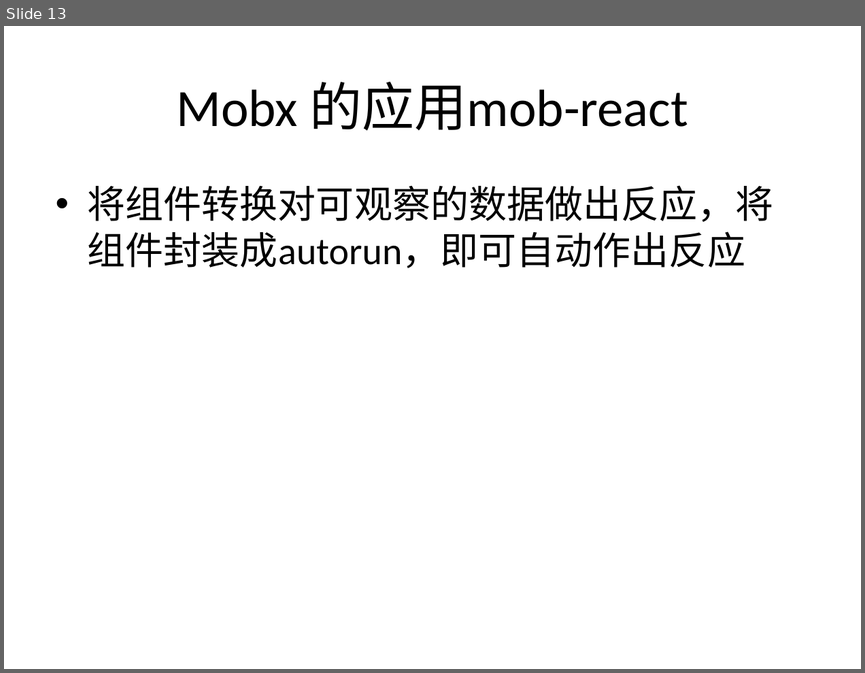
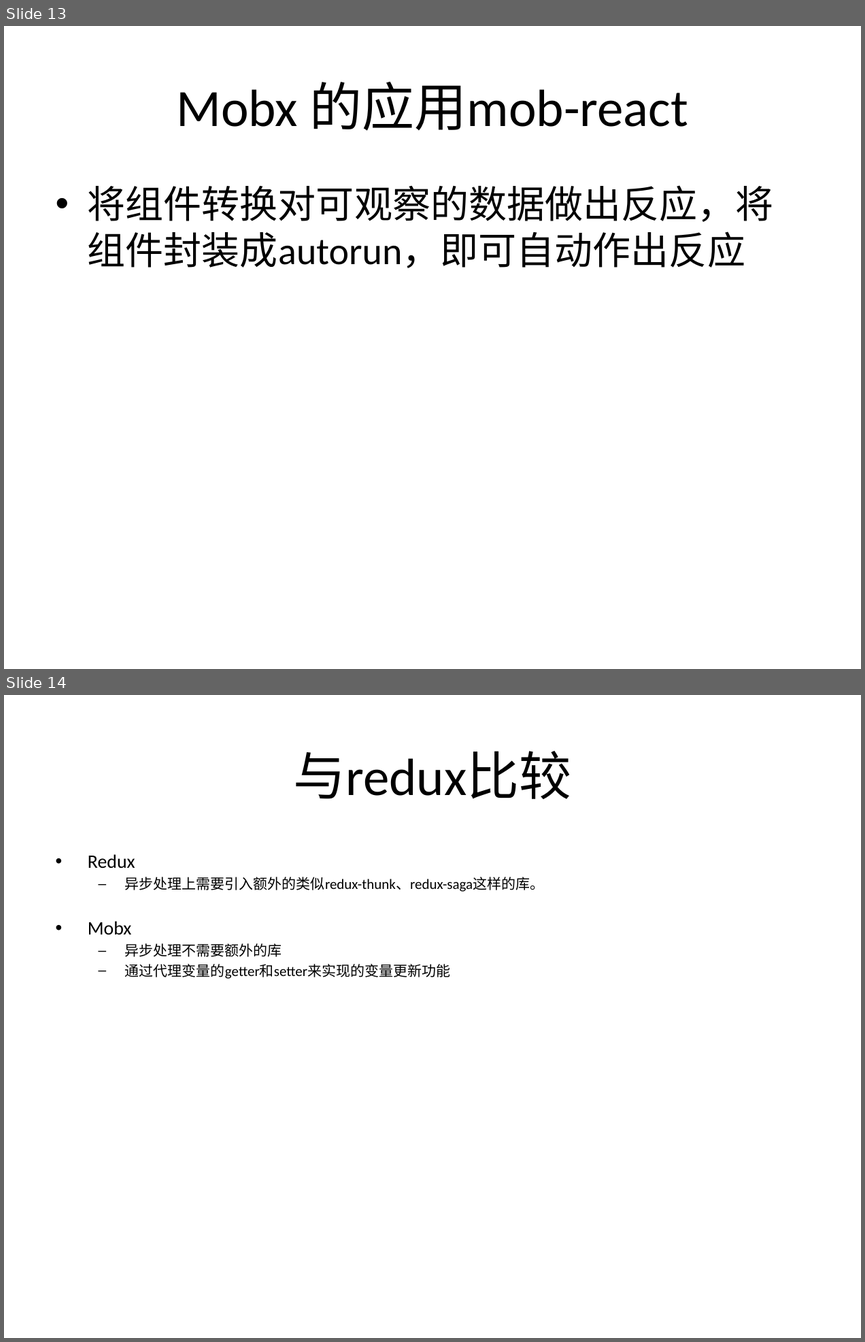
Before and after one commit to boxplay/mobx, a slide deck: Mobx.pptx. Shown one above the other, each under a label of ours: slide 13 before the commit, slides 13 and 14 after it. The pictures are 865x673 and 865x1342 pixels, drawn with LibreOffice and Linux fonts; fonts in the diff are those of the drawing. Boxes give left, top, right and bottom in pixels: in the first picture for what was removed or moved away, otherwise in the second. Text is boxed around its words. In the diff, an @@ line names an element or a change of style, - is before the commit and + after.

Commit message:
ppt

```diff
--- a/Mobx.pptx
+++ b/Mobx.pptx
@@ slide 14 added at (x1=4, y1=695, x2=861, y2=1338), background #FFFFFF @@
@@ title added at (x1=293, y1=751, x2=572, y2=799), 44 pt, text #000000 @@
+与redux比较
@@ text added at (x1=88, y1=854, x2=544, y2=979), 12 pt, text #000000 @@
+• Redux
+  – 异步处理上需要引入额外的类似redux-thunk、redux-saga这样的库。
+• Mobx
+  – 异步处理不需要额外的库
+  – 通过代理变量的getter和setter来实现的变量更新功能
```
Also in this commit, not shown: 1 slide removed.
